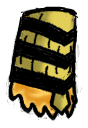
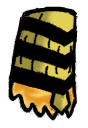
Two versions of the same layered image (88 x 128). Layer-by-layer changes:
painted on "swap_body-4.png copy" over <box>6,8,82,122</box>
painted on "Layer" over <box>11,9,76,113</box>
